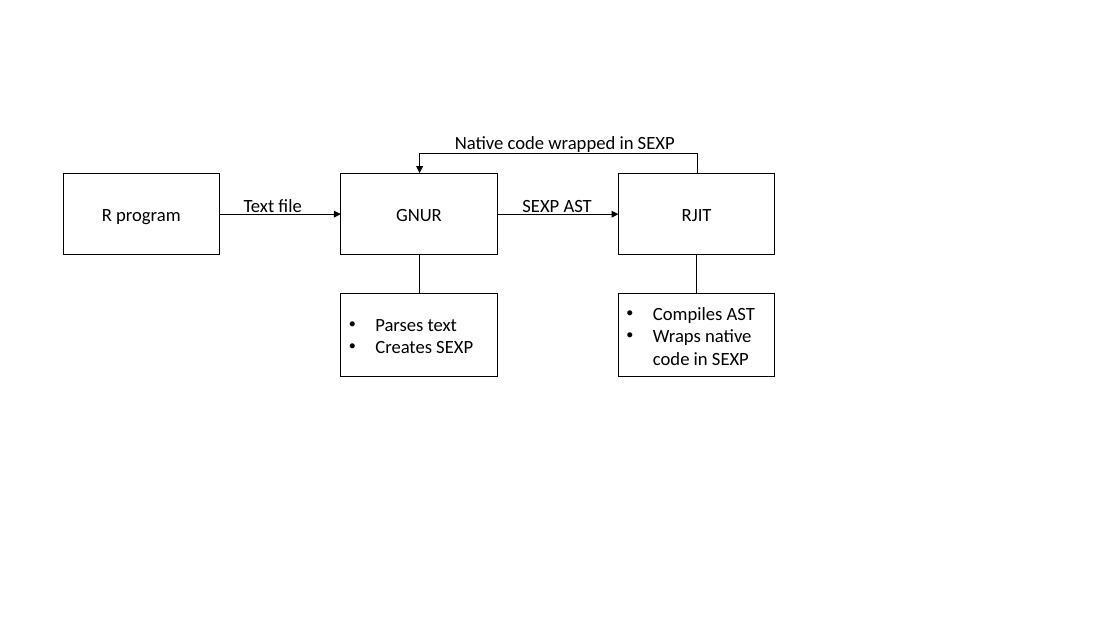
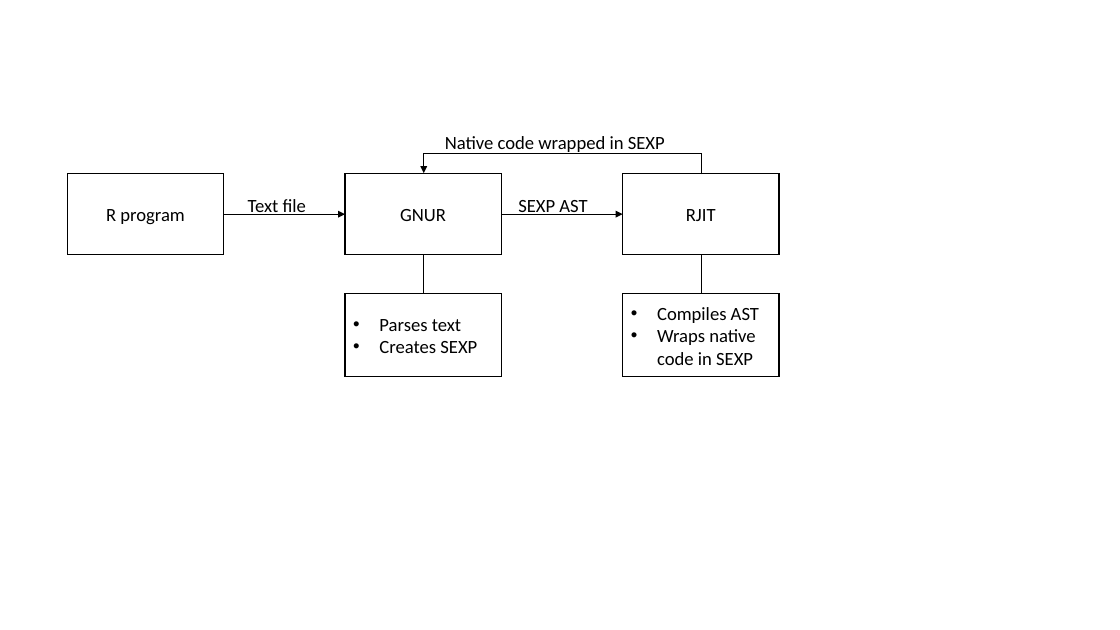
Before and after one commit to aghosn/master-thesis, a slide deck: slide 14 of MasterThesis/Figures/holzle.pptx. Drawn at 1120x630 pixels with LibreOffice and Linux fonts; fonts in the diff are those of the drawing. Boxes give left, top, right and bottom in pixels: in the first picture for what was removed or moved away, otherwise in the second. Text is boxed around its words. In the diff, an @@ line names an element or a change of style, - is before the commit and + after.

```diff
--- a/MasterThesis/Figures/holzle.pptx
+++ b/MasterThesis/Figures/holzle.pptx
@@ text "Native code wrapped in SEXP": place and size @@
-text "Native code wrapped in SEXP" at box(455, 136, 675, 154)
+text "Native code wrapped in SEXP" at box(445, 136, 665, 154)
@@ 5 rectangles, 2 arrows, 2 lines, 1 text, 1 elbow arrow: place and size @@
-5 rectangles, 2 arrows, 2 lines, 1 text, 1 elbow arrow at box(63, 154, 775, 377)
+5 rectangles, 2 arrows, 2 lines, 1 text, 1 elbow arrow at box(67, 154, 779, 377)
@@ text "SEXP AST": place and size @@
-text "SEXP AST" at box(522, 200, 592, 215)
+text "SEXP AST" at box(518, 200, 587, 215)
```
Also in this commit, not shown: 15 other files.
